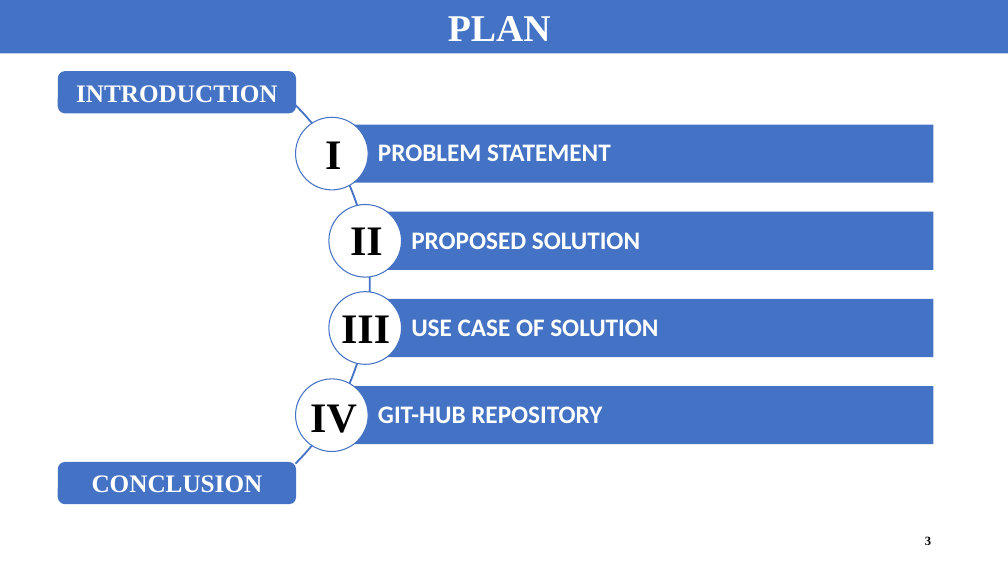
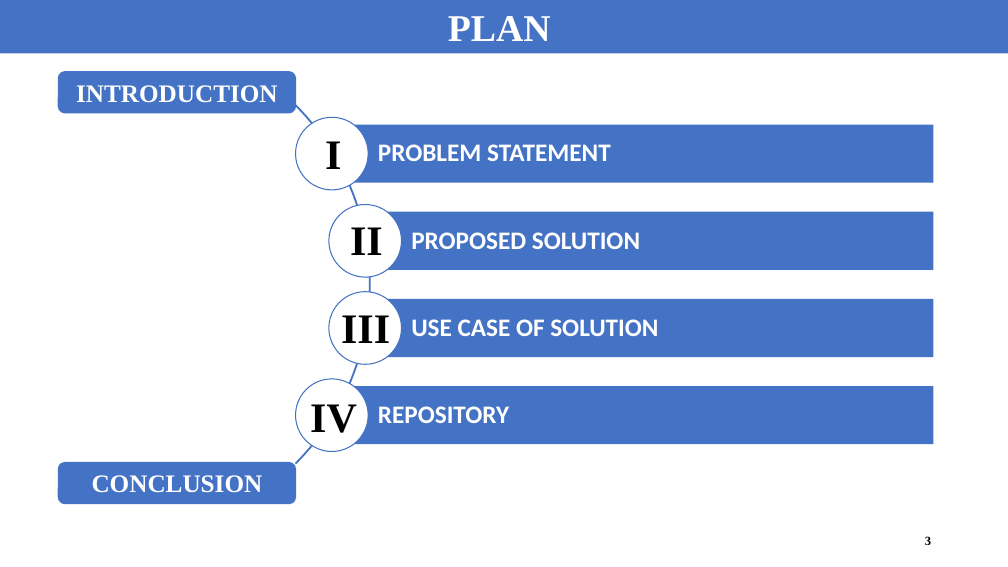
Before and after one commit to DamasBuffy99/Private-messaging, a slide deck: slide 3 of ABC Group L.pptx. Drawn at 1008x567 pixels with LibreOffice and Linux fonts; fonts in the diff are those of the drawing. Boxes give left, top, right and bottom in pixels: in the first picture for what was removed or moved away, otherwise in the second. Text is boxed around its words. In the diff, an @@ line names an element or a change of style, - is before the commit and + after.

```diff
--- a/ABC Group L.pptx
+++ b/ABC Group L.pptx
@@ text at [378,406,509,423]: text changed @@
-GIT-HUB REPOSITORY
+REPOSITORY
```
Also in this commit, not shown: 4 other slides changed, 1 slide added.
